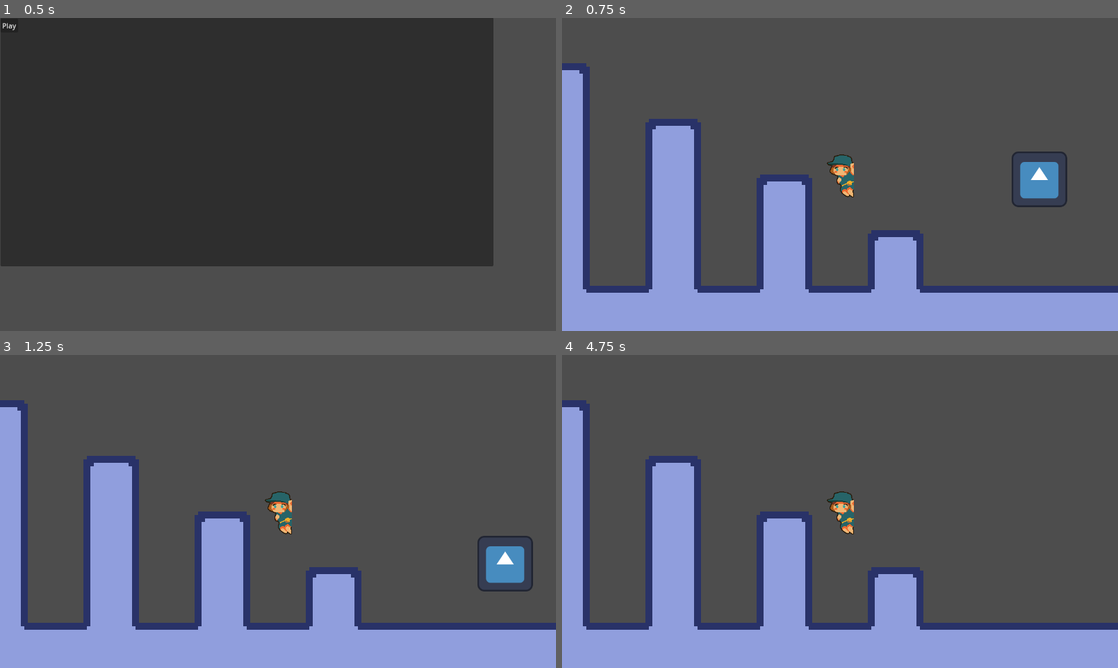
Above: before the commit, frames 1-4 (two rows, left to right).
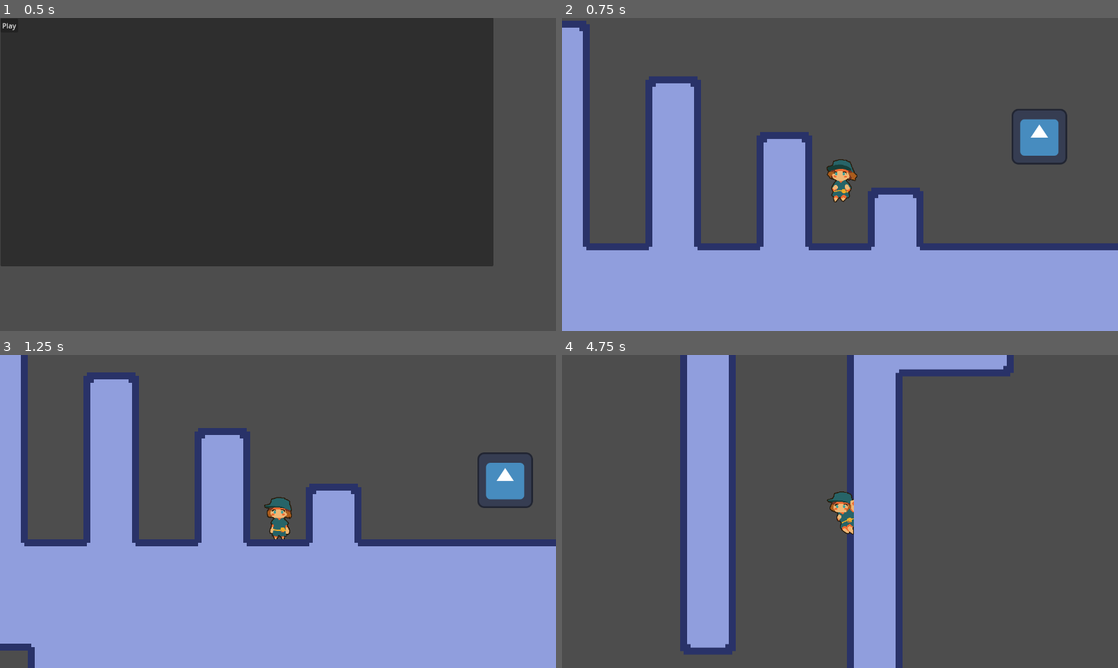
Above: after the commit, the same moments.

Repository: 3k2ng/screws
Game: Godot game, scene res://sources/scenes/title_screen.tscn
Two runs of this game, one before a commit and one after it. Both use one fixed random seed, a clock stepped at 60 frames per second and the inputs below. The engine's default icon, where the game draws it, is replaced by a stand-in: a white triangle on a blue panel in a dark square.
Inputs:
- Up to frame 1 (0.5 s): no input
- Up to frame 2 (0.75 s): click "Play" at 0.5 s
- Up to frame 3 (1.25 s): no input
- Up to frame 4 (4.75 s): hold Space (jump) 1.28-2.03 s; hold Right (move_right) 1.28-2.78 s; tap Shift (dash) at 1.35, 2.3, 2.85, 3.6 s; tap Space (jump) at 2.1, 2.27, 2.57, 3.77, 4.07 s; hold Left (move_left) 2.78-3.53 s; hold Space (jump) 2.78-3.53 s; hold Right (move_right) from 3.53 s (still down); hold Space (jump) from 4.28 s (still down)

Frame 1 is identical in both runs. In frame 2, 19% of the frame differs, in the area x 0-100%, y 0-88%; in frame 3, 32%; in frame 4, 41%, in the area x 0-100%, y 0-100%.
Error before the commit: Parse Error: Function "dash_anim()" not found in base self. (res://sources/objects/player.gd:135)

Commit message:
fcgvhb

Diff:
--- a/sources/objects/player.gd
+++ b/sources/objects/player.gd
@@ -156,6 +156,9 @@
 	if dash_timer > 0:
 		dash_timer -= delta
 
+func dash_anim():
+	pass
+
 func movement_anim():
 	if velocity.x > 0:
 		$Sprite.flip_h = true
--- a/sources/scenes/demo.tscn
+++ b/sources/scenes/demo.tscn
@@ -496,19 +496,6 @@
 metadata/_edit_lock_ = true
 
 [node name="Player" parent="Field" instance=ExtResource("3_86c4h")]
-extra_jumps = null
-movement_speed_blocks = null
-wall_bounce_blocks = null
-jump_height_blocks = null
-wall_slide_speed_blocks = null
-jump_time_to_peak = null
-jump_time_to_descent = null
-coyote_floor_time = null
-coyote_wall_time = null
-jump_buffer_time = null
-wall_bounce_time = null
-dash_length_blocks = null
-dash_speed_blocks_per_second = null
 
 [node name="Screwling" parent="Field" instance=ExtResource("2_kany6")]
 position = Vector2(630, 259)
